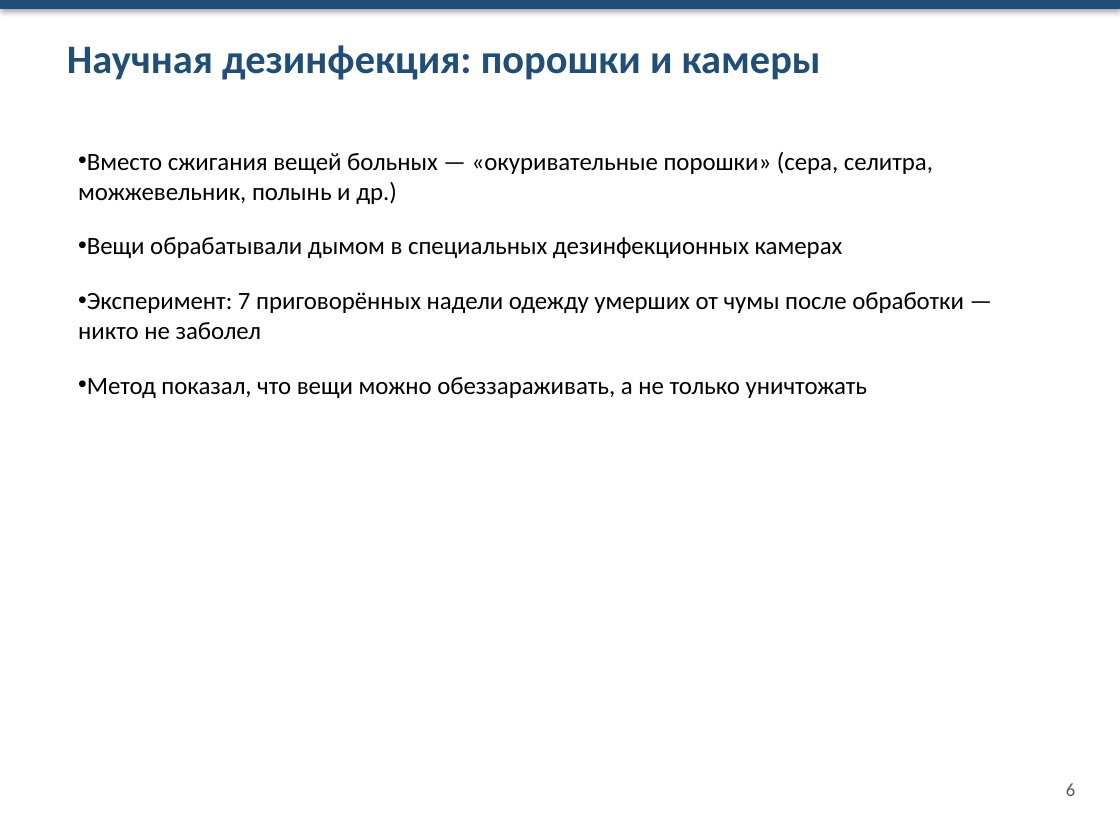
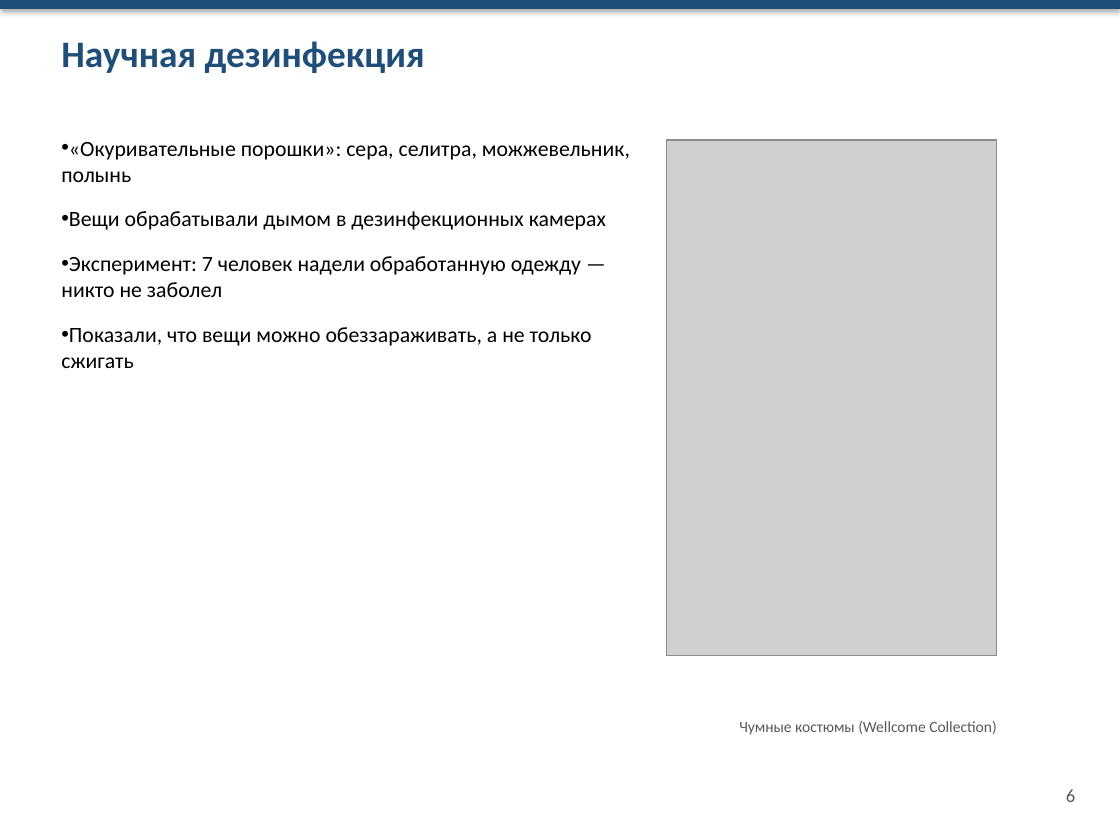
Before and after one commit to Egorka8982/YP_Penin_DB, a slide deck: slide 6 of presentation/Samoylovich_medicina.pptx. Drawn at 1120x840 pixels with LibreOffice and Linux fonts; fonts in the diff are those of the drawing; grey boxes stand for pictures. Boxes give left, top, right and bottom in pixels: in the first picture for what was removed or moved away, otherwise in the second. Text is boxed around its words. In the diff, an @@ line names an element or a change of style, - is before the commit and + after.

```diff
--- a/presentation/Samoylovich_medicina.pptx
+++ b/presentation/Samoylovich_medicina.pptx
@@ text at (61,41,425,73): text changed; size 26 to 24 pt @@
-Научная дезинфекция: порошки и камеры
+Научная дезинфекция
@@ text at (61,142,630,368): text changed; size 16 to 14 pt @@
-• Вместо сжигания вещей больных — «окуривательные порошки» (сера, селитра, можжевельник, полынь и др.)
-• Вещи обрабатывали дымом в специальных дезинфекционных камерах
-• Эксперимент: 7 приговорённых надели одежду умерших от чумы после обработки — никто не заболел
-• Метод показал, что вещи можно обеззараживать, а не только уничтожать
+• «Окуривательные порошки»: сера, селитра, можжевельник, полынь
+• Вещи обрабатывали дымом в дезинфекционных камерах
+• Эксперимент: 7 человек надели обработанную одежду — никто не заболел
+• Показали, что вещи можно обеззараживать, а не только сжигать
@@ picture added at (666,140,997,655) @@
@@ text added at (739,721,997,735), 10 pt, text #595959 @@
+Чумные костюмы (Wellcome Collection)
@@ text "6": place and size @@
-text "6" at (1066,783,1075,796)
+text "6" at (1066,789,1075,802)
```
Also in this commit, not shown: 8 other slides changed, 1 slide added, 1 slide removed.
